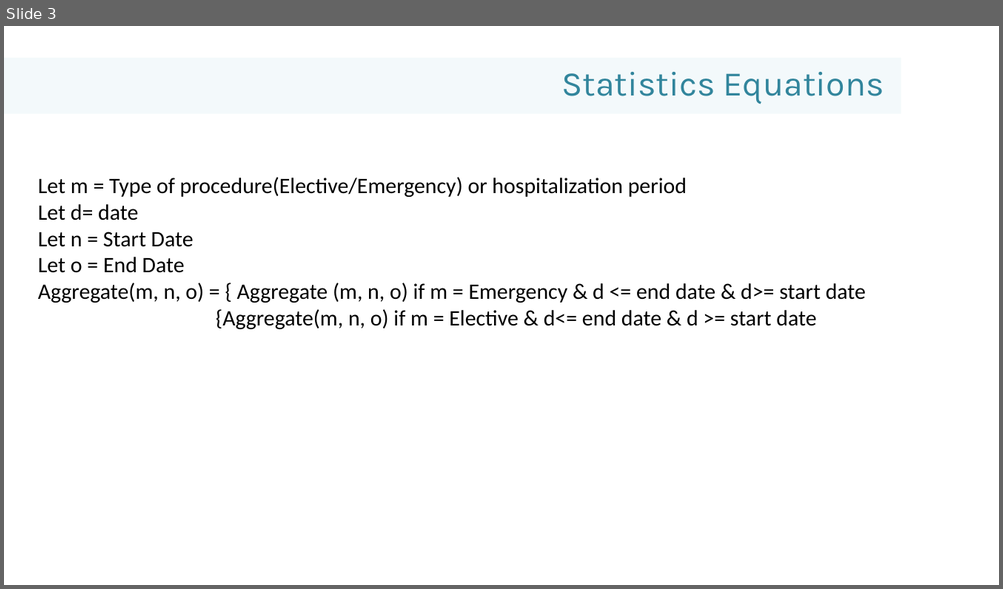
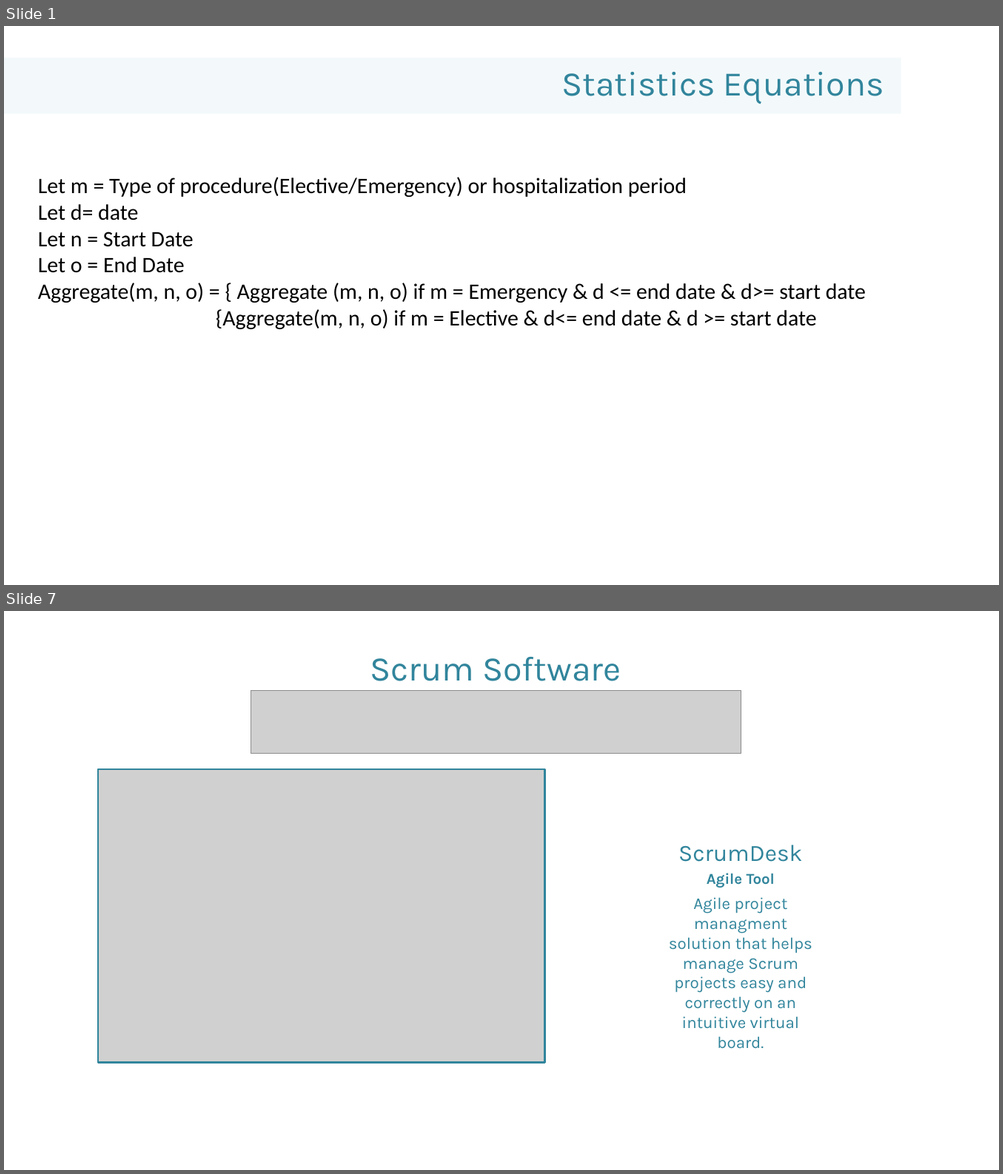
Before and after one commit to Pentec/Final-Year-Main_Project, a slide deck: Documentation/Presentations/Presentation4.pptx. Shown one above the other, each under a label of ours: slide 3 before the commit, slides 1 and 7 after it; the slides between them are not shown. The pictures are 1003x589 and 1003x1174 pixels, drawn with LibreOffice and Linux fonts; fonts in the diff are those of the drawing; grey boxes stand for pictures; background and template pictures are left out. Boxes give left, top, right and bottom in pixels: in the first picture for what was removed or moved away, otherwise in the second. Text is boxed around its words. In the diff, an @@ line names an element or a change of style, - is before the commit and + after.

```diff
--- a/Documentation/Presentations/Presentation4.pptx
+++ b/Documentation/Presentations/Presentation4.pptx
@@ slide 7 added at (4, 611, 999, 1170), background picture (left out) @@
@@ text added at (370, 657, 620, 681), 50 pt, text #31859C @@
+Scrum Software
@@ picture added at (251, 690, 741, 754) @@
@@ picture added at (98, 769, 544, 1063) @@
@@ text added at (678, 845, 802, 862), 34 pt, text #31859C @@
+ScrumDesk
@@ text added at (706, 873, 774, 888), 22 pt, text #31859C, bold @@
+Agile Tool
@@ text added at (669, 897, 812, 1049), 24 pt, text #31859C @@
+Agile project managment solution that helps manage Scrum projects easy and correctly on an intuitive virtual board.
@@ what was slide 3 is now slide 1 @@
```
Also in this commit, not shown: 11 other slides added, 3 slides removed, 1 other file.
